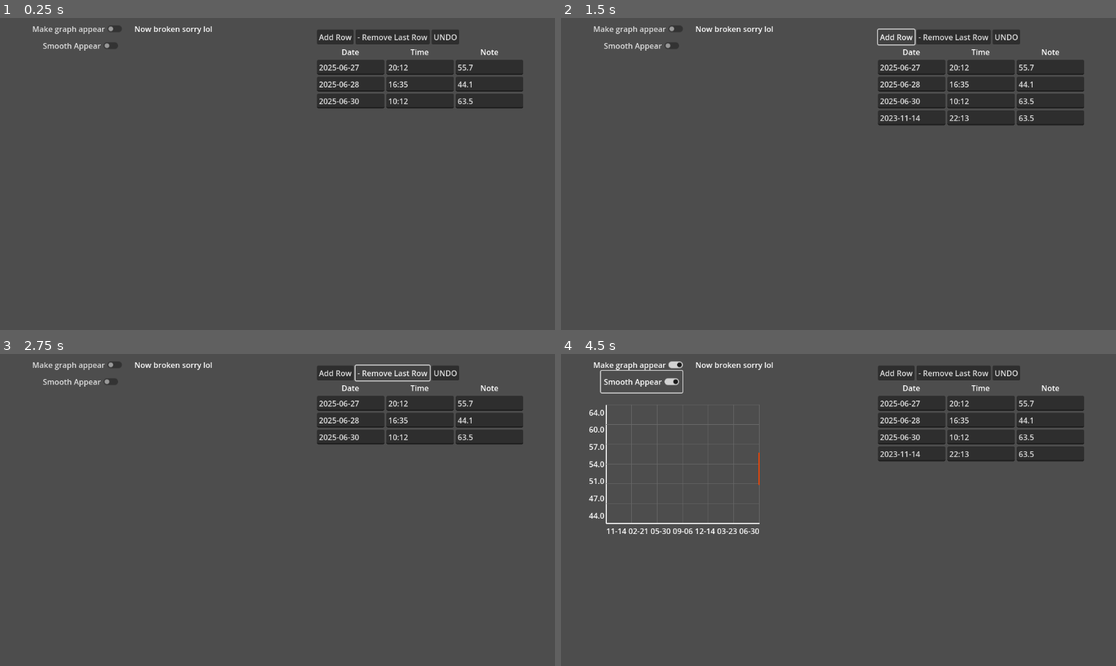
Above: before the commit, frames 1-4 (two rows, left to right).
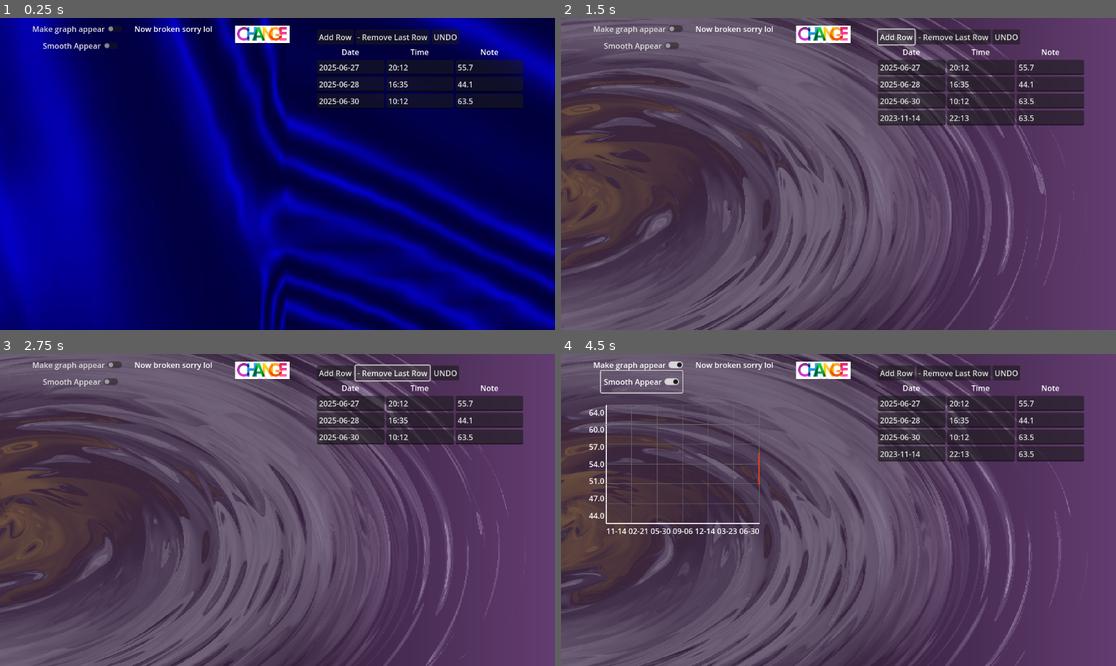
Above: after the commit, the same moments.

Repository: livshettles/habit-tracker
Game: Godot game, scene res://Tracker_App_Main.tscn
Two runs of this game, one before a commit and one after it. Both use one fixed random seed, a clock stepped at 60 frames per second and the inputs below.
Inputs (mouse positions are in pixels of both pictures, inside the frame that each line leads up to):
- Up to frame 1 (0.25 s): no input
- Up to frame 2 (1.5 s): click (821, 33) at 0.52 s; click "Add Row" at 1.25 s
- Up to frame 3 (2.75 s): click "- Remove Last Row" at 2 s
- Up to frame 4 (4.5 s): click "UNDO" at 2.75 s; click "Make graph appear" at 3.5 s; click "Smooth Appear" at 4.25 s

The runs differ from the first frame. In frame 1, 99% of the frame differs, in the area x 0-100%, y 0-100%; in frame 2, 64%; in frame 3, 66%; in frame 4, 64%.

Commit message:
I guess we have shaders now
Please make me RealLivShettles

Diff:
--- /dev/null
+++ b/ggweight_v0/Shaders/Balatro_shader.gdshader
@@ -0,0 +1,71 @@
+shader_type canvas_item;
+//I DONT OWN THIS i just took it directly from balatros source code teehee
+//and then converted it into godots shader language myself
+//shoutouts localthunk, buy balatro
+
+uniform bool polar_coordinates = false;  //cool polar coordinates effect
+uniform vec2 polar_center = vec2(0.5);
+uniform float polar_zoom = 1.;
+uniform float polar_repeat = 1.;
+
+uniform highp float spin_rotation;
+uniform highp float spin_speed = 1;
+uniform highp vec2 offset = vec2(0., 0.);
+uniform highp vec4 colour_1 : source_color;
+uniform highp vec4 colour_2 : source_color;
+uniform highp vec4 colour_3 : source_color;
+uniform highp float contrast = 2.;
+uniform highp float spin_amount = 0.36;
+uniform highp float pixel_filter = 700.;
+#define SPIN_EASE 1.0
+
+
+vec4 effect(vec2 screenSize, vec2 screen_coords){
+	//Convert to UV coords (0-1) and floor for pixel effect
+	highp float pixel_size = length(screenSize.xy) / pixel_filter;
+    highp vec2 uv = (floor(screen_coords.xy*(1./pixel_size))*pixel_size - 0.5*screenSize.xy)/length(screenSize.xy) - offset;
+    highp float uv_len = length(uv);
+
+	//Adding in a center swirl, changes with time. Only applies meaningfully if the 'spin amount' is a non-zero number
+    highp float speed = (spin_rotation*SPIN_EASE*0.2) + 302.2;
+    highp float new_pixel_angle = (atan(uv.y, uv.x)) + speed - SPIN_EASE*20.*(1.*spin_amount*uv_len + (1. - 1.*spin_amount));
+    highp vec2 mid = (screenSize.xy/length(screenSize.xy))/2.;
+    uv = (vec2((uv_len * cos(new_pixel_angle) + mid.x), (uv_len * sin(new_pixel_angle) + mid.y)) - mid);
+
+	//Now add the paint effect to the swirled UV
+    uv *= 30.;
+    speed = TIME*(spin_speed);
+	highp vec2 uv2 = vec2(uv.x+uv.y);
+
+	for(int i=0; i < 5; i++) {
+		uv2 += sin(max(uv.x, uv.y)) + uv;
+		uv  += 0.5*vec2(cos(5.1123314 + 0.353*uv2.y + speed*0.131121),sin(uv2.x - 0.113*speed));
+		uv  -= 1.0*cos(uv.x + uv.y) - 1.0*sin(uv.x*0.711 - uv.y);
+	}
+
+	//Make the paint amount range from 0 - 2
+    highp float contrast_mod = (0.25*contrast + 0.5*spin_amount + 1.2);
+	highp float paint_res = min(2., max(0.,length(uv)*(0.035)*contrast_mod));
+    highp float c1p = max(0.,1. - contrast_mod*abs(1.-paint_res));
+    highp float c2p = max(0.,1. - contrast_mod*abs(paint_res));
+    highp float c3p = 1. - min(1., c1p + c2p);
+
+
+	highp vec4 ret_col = (0.3/contrast)*colour_1 + (1. - 0.3/contrast)*(colour_1*c1p + colour_2*c2p + vec4(c3p*colour_3.rgb, c3p*colour_1.a));
+	return ret_col;
+}
+
+vec2 polar_coords(vec2 uv, vec2 center, float zoom, float repeat){
+	vec2 dir = uv - center;
+	float radius = length(dir) * 2.0;
+	float angle = atan(dir.y , dir.x) * 1.0 / (PI * 2.0);
+	return mod(vec2(radius * zoom, angle * repeat), 1.0);
+}
+
+void fragment() {
+	vec2 polarCoords = UV;
+	if (polar_coordinates){
+		polarCoords = polar_coords(UV.xy, polar_center, polar_zoom, polar_repeat);
+	}
+	COLOR *= effect(TEXTURE_PIXEL_SIZE, polarCoords);
+}
--- /dev/null
+++ b/ggweight_v0/Shaders/My_first_shader.gdshader
@@ -0,0 +1,51 @@
+shader_type canvas_item;
+
+uniform vec4 bottom_color: source_color;
+uniform vec4 top_color: source_color;
+
+uniform float beam_distance: hint_range(0.0, 0.3);
+uniform float beam_height: hint_range(0.0, 0.1);
+uniform float beam_width: hint_range(0.0, 0.5);
+uniform int total_phases: hint_range(2, 20, 1);
+
+
+float rand(float n){return fract(sin(n) * 43758.5453123);}
+
+
+float noise(float p){
+	float fl = floor(p);
+  float fc = fract(p);
+	return mix(rand(fl), rand(fl + 1.0), fc);
+}
+
+
+float fmod(float x, float y) {
+	return x - floor(x / y) * y;
+}
+
+
+vec4 lerp(vec4 a, vec4 b, float w) {
+	return a + w * (b - a);
+}
+
+
+void fragment() {
+	float t = float(total_phases);
+	float s = 1.0 / t;
+	float d = fmod(UV.y, s);
+	float i = floor(UV.y * t);
+	float ci = i + 1.0;
+	float cit = ci / t;
+	float beam_pos = s - d - beam_distance;
+	float effective_beam_width = beam_width * cit + sqrt(pow(beam_height / 2.0, 2.0) - pow(beam_pos - beam_height / 2.0, 2.0));
+	float beam_x = fmod(TIME * noise(ci) * cit, 1.0);
+	float best_distance = min(abs(beam_x - UV.x), 1.0 - abs(beam_x - UV.x));
+
+	if (beam_pos >= 0.0 && beam_pos <= beam_height &&
+		best_distance <= effective_beam_width) i++;
+
+
+	i = clamp(i, 0.0, t - 1.0);
+
+	COLOR = lerp(top_color, bottom_color, i / (t - 1.0));
+}
--- /dev/null
+++ b/ggweight_v0/Shaders/Nebula.gdshader
@@ -0,0 +1,122 @@
+shader_type canvas_item;
+
+uniform bool stars_on = true;
+
+uniform float timeScaleFactor = .04;
+
+// Make sure to use a seamless noise texture
+uniform sampler2D noise_texture: repeat_enable, filter_linear;
+
+uniform vec4 colour_muiltiplier: source_color = vec4(1.0,1.0,1.0,1.0);
+uniform vec4 colour_muiltiplier2: source_color = vec4(1.0,1.0,1.0,1.0);
+
+uniform float brightness: hint_range(0.0, 3.0, 0.01) = 1.0;
+uniform float clouds_resolution: hint_range(0.0, 10.0, 0.01) = 3.0;
+uniform float clouds_intesity: hint_range(-0.06, 0.0, 0.001) = 0.0;
+uniform float waveyness: hint_range(0.0, 10.0, 0.01) = 0.5;
+uniform float fragmentation: hint_range(0.0, 100.0, 0.01) = 7.0;
+uniform float distortion: hint_range(0.0, 10.0, 0.01) = 0.5;
+uniform float clouds_alpha: hint_range(0.4, 0.6, 0.01) = 0.5;
+uniform float movement: hint_range(0.7, 1.3, 0.01) = 1.0;
+uniform float blur: hint_range(0.0, 10.0, 0.01) = 1.4;
+uniform float blur2: hint_range(0.0, 0.01, 0.00001) = 0.01;
+
+//uniform vec2 direction = vec2(1.0);
+
+//uniform float red =  0.001;
+//uniform float blue = 0.001;
+//uniform float green = 0.001;
+
+float localTime() {
+	return TIME * timeScaleFactor;
+}
+
+mat2 makem2(float theta) {
+	float c = cos(theta);
+	float s = sin(theta);
+	return mat2(vec2(c, -s), vec2(s, c));
+}
+
+float noise(vec2 x) {
+	return texture(noise_texture, x * blur2).x;
+}
+float noisey(vec2 y) {
+	return texture(noise_texture, y * blur2).y;
+}
+
+vec2 gradn(vec2 p) {
+	float ep = .09;
+	float gradx = noise(vec2(p.x + ep, p.y)) - noise(vec2(p.x - ep, p.y));
+	float grady = noisey(vec2(p.x, p.y + ep)) - noisey(vec2(p.x, p.y - ep));
+	return vec2(gradx, grady);
+}
+
+float flow(vec2 p) {
+	float z = 2.;
+	float rz = clouds_intesity;
+	vec2 bp = p;
+
+	for(float i = 1.; i < 7.; ++i) {
+		p += localTime() * .6;
+		bp += localTime() * 5.9;
+		vec2 gr = gradn(i * p * .34 + localTime() * 1.);
+		gr *= makem2(localTime() * 6. - (.05 * p.x + .03 * p.y) * 90.);
+		p += gr * waveyness;
+		rz += (sin(noise(p) * fragmentation) * distortion + clouds_alpha) / z;
+		p = mix(bp, p, movement);
+		z *= blur;
+		p *= 2.;
+		bp *= 1.9;
+	}
+	return rz;
+}
+
+float rand(vec2 st) {
+
+    return fract(sin(dot(st.xy, vec2(12.9898,72.233))) * 53758.5453123);
+}
+
+
+
+void fragment() {
+	vec2 resolution = 1.0 / SCREEN_PIXEL_SIZE;
+	vec2 fragCoord = FRAGCOORD.xy;
+	fragCoord = vec2(fragCoord.x, fragCoord.y - resolution.y );//resolution.y
+
+	vec2 p = fragCoord / resolution - 0.5;
+
+	p.x *= resolution.x / resolution.y;
+
+	p *= clouds_resolution;
+
+	//float red = flow(p * (0.1 / sin(TIME * timeScaleFactor)));
+	//float blue = flow(p * (0.1 / cos(TIME * timeScaleFactor)));
+	//float green = flow(p * (0.1 / sin(TIME * timeScaleFactor)));
+	//float new_red = (red * sin(TIME));
+	//float new_blue = (blue * cos(TIME));
+	//float new_green = (green * sin(TIME));
+	float red = 0.2 * (sin(TIME * 0.1));
+	float blue = 0.1 ;
+	float green = 0.1 ;
+
+
+	float rz = flow(p);
+	vec3 col = vec3(red, blue, green) / rz;
+	col = pow(col, vec3(brightness));
+
+	float stars = 0.0;
+
+	if (rand(SCREEN_UV.xy / 20.0) > 0.995) //0.996
+	{
+		float r = rand(SCREEN_UV.xy);
+		stars = r * (0.5 * sin(TIME * (r * 2.0) + 1000.0 * r) + 0.5);
+	}
+
+	if (stars_on) {
+		COLOR = vec4((col + stars) * colour_muiltiplier.rgb, 1.0) * colour_muiltiplier2;
+	}
+	else {
+		COLOR = vec4((col) * colour_muiltiplier.rgb, 1.0) * colour_muiltiplier2;
+	}
+
+}
--- a/ggweight_v0/Tracker_App_Main.tscn
+++ b/ggweight_v0/Tracker_App_Main.tscn
@@ -1,10 +1,46 @@
-[gd_scene load_steps=4 format=3 uid="uid://cjxlxax5ye41k"]
+[gd_scene load_steps=11 format=3 uid="uid://cjxlxax5ye41k"]
 
+[ext_resource type="Script" uid="uid://bufmtxorpe8c5" path="res://tracker_app_main.gd" id="1_g3yff"]
 [ext_resource type="PackedScene" uid="uid://c0pqk6800iima" path="res://editable_table.tscn" id="1_w55hq"]
 [ext_resource type="PackedScene" uid="uid://dkoxcccrmiil5" path="res://Graph_Main.tscn" id="2_kd57b"]
+[ext_resource type="Shader" uid="uid://drpncjuwjlsk0" path="res://Shaders/Nebula.gdshader" id="2_yft5x"]
 [ext_resource type="Script" uid="uid://bhqnpgmftucfb" path="res://table_data.gd" id="3_mfg28"]
+[ext_resource type="Texture2D" uid="uid://ccdkg8a1nf127" path="res://textures/NoisePattern-220722-1826-55cm-detail.jpg" id="3_mfium"]
+[ext_resource type="Texture2D" uid="uid://cuieap5g6wssh" path="res://textures/change-colorful-vector-typography-banner-260nw-1929214505.webp" id="6_yft5x"]
+
+[sub_resource type="ShaderMaterial" id="ShaderMaterial_64dcf"]
+shader = ExtResource("2_yft5x")
+shader_parameter/stars_on = true
+shader_parameter/timeScaleFactor = 1.0
+shader_parameter/noise_texture = ExtResource("3_mfium")
+shader_parameter/colour_muiltiplier = Color(0.180392, 1, 0.698039, 1)
+shader_parameter/colour_muiltiplier2 = Color(1, 0, 0.964706, 1)
+shader_parameter/brightness = 0.85
+shader_parameter/clouds_resolution = 10.0
+shader_parameter/clouds_intesity = 0.0
+shader_parameter/waveyness = 0.25
+shader_parameter/fragmentation = 20.0
+shader_parameter/distortion = 0.25
+shader_parameter/clouds_alpha = 0.4
+shader_parameter/movement = 1.3
+shader_parameter/blur = 10.0
+shader_parameter/blur2 = 0.0026
+
+[sub_resource type="Gradient" id="Gradient_g3yff"]
+offsets = PackedFloat32Array(0.519481, 0.688312, 1)
+colors = PackedColorArray(0.519481, 0.519481, 0.519481, 1, 0.688312, 0.688312, 0.688312, 1, 1, 1, 1, 1)
+
+[sub_resource type="GradientTexture1D" id="GradientTexture1D_yft5x"]
+gradient = SubResource("Gradient_g3yff")
 
 [node name="Tracker_App" type="Node2D"]
+script = ExtResource("1_g3yff")
+
+[node name="Background" type="TextureRect" parent="."]
+material = SubResource("ShaderMaterial_64dcf")
+offset_right = 1152.0
+offset_bottom = 648.0
+texture = SubResource("GradientTexture1D_yft5x")
 
 [node name="DataStore" type="Node" parent="."]
 script = ExtResource("3_mfg28")
@@ -16,3 +52,13 @@
 offset_bottom = 63.0
 
 [node name="Graph" parent="." instance=ExtResource("2_kd57b")]
+
+[node name="TextureButton" type="TextureButton" parent="."]
+offset_left = 488.0
+offset_top = 16.0
+offset_right = 1355.0
+offset_bottom = 296.0
+scale = Vector2(0.13, 0.13)
+texture_normal = ExtResource("6_yft5x")
+
+[connection signal="pressed" from="TextureButton" to="." method="_on_texture_button_pressed"]
--- /dev/null
+++ b/ggweight_v0/tracker_app_main.gd
@@ -0,0 +1,233 @@
+extends Node2D
+
+var Shader_Array = []
+var rand_int = []
+var Shader_index = 0
+var shader_path :String
+
+func _ready():
+	Shader_Array = get_shader_list_from_folder("res://Shaders")
+
+	Shader_index = randi() % Shader_Array.size() # pick a random shader to start with :)
+	shader_path = Shader_Array[Shader_index]
+
+	var shader := load(Shader_Array[Shader_index])
+	var shader_material := ShaderMaterial.new()
+	shader_material.shader = shader
+	shader_material = Set_shader_parameters_correctly(Shader_Array[Shader_index], shader_material)
+	$Background.material = shader_material
+
+	pass
+
+	#var Shader_file = "res://Shaders/My_first_shader.gdshader"
+	#var shader_param_names = ["bottom_color",
+		#"top_color",
+		#"beam_distance",
+		#"beam_height",
+		#"beam_width",
+		#"total_phases",
+		#]
+	#var shader_param_setpoints = [Color8(214, 135, 168, 255),
+		#Color8(25, 189, 189, 255),
+		#0.05,
+		#0.035,
+		#0.128,
+		#10,
+		#]
+		#
+	#var Shader_file = "res://Shaders/Balatro_shader.gdshader"
+	#var shader_param_names = [#"polar_coordinates",
+			#"polar_center",
+			##"polar_zoom",
+			#"polar_repeat",
+			#"spin_rotation",
+			#"spin_speed",
+			##"offset",
+			#"colour_1",
+			#"colour_2",
+			#"colour_3",
+			##"contrast",
+			##"spin_amount",
+			##"pixel_filter",
+		#]
+	#var shader_param_setpoints = [
+			#Vector2(500, 0),
+			#2,
+			#1,
+			#3,
+			#Color8(217, 191, 235, 255),
+			#Color8(212, 151, 100, 255),
+			#Color8(78, 37, 91, 255),
+			#]
+
+	#var Shader_file = "res://Shaders/Nebula.gdshader"
+	#var shader_param_names = ["stars_on",
+		#"timeScaleFactor",
+		#"noise_texture",
+		#"colour_muiltiplier",
+		#"colour_muiltiplier2",
+		#"brightness",
+		#"clouds_resolution",
+		#"clouds_intesity",
+		#"waveyness",
+		#"fragmentation",
+		#"distortion",
+		#"clouds_alpha",
+		#"movement",
+		#"blur",
+		#"blur2",
+		#]
+	#var shader_param_setpoints = [true,
+		#1.0,
+		#"res://textures/NoisePattern-220722-1826-55cm-detail.jpg",
+		#Color(0.18, 1.0, 0.698),
+		#Color(1.0, 0.0, 0.965),
+		#0.85,
+		#10,
+		#0.0,
+		#0.25,
+		#20.0,
+		#0.25,
+		#0.4,
+		#1.3,
+		#10.0,
+		#0.0025,
+		#]
+	#
+	#var local_shader:= load(Shader_file)
+	#var local_shader_mat := ShaderMaterial.new()
+	#local_shader_mat.shader = local_shader
+	##
+#
+	#var params := local_shader_mat.shader.get_shader_uniform_list()
+	#for p in params:
+		#print("\"", p.name, "\",")
+		#
+	#for i in shader_param_names.size():
+		#local_shader_mat.set_shader_parameter(shader_param_names[i], shader_param_setpoints[i])
+	#
+	#$Background.material = local_shader_mat
+	#
+	#pass
+
+func get_shader_list_from_folder(folder_path: String) -> Array:
+	var shader_files := []
+	var dir := DirAccess.open(folder_path)
+	if dir == null:
+		push_error("Failed to open folder: %s" % folder_path)
+		return shader_files
+
+	dir.list_dir_begin()
+
+	while true:
+		var file_name = dir.get_next()
+		if file_name == "":
+			break
+
+		if dir.current_is_dir():
+			continue
+
+		if file_name.ends_with(".gdshader"):
+			var full_path = folder_path + "/" + file_name
+			shader_files.append(full_path)
+
+	dir.list_dir_end()
+	return shader_files
+
+func _on_texture_button_pressed() -> void:
+
+	Shader_index += 1
+	Shader_index = Shader_index % Shader_Array.size()
+
+	var shader := load(Shader_Array[Shader_index])
+	var shader_material := ShaderMaterial.new()
+	shader_material.shader = shader
+	shader_material = Set_shader_parameters_correctly(Shader_Array[Shader_index], shader_material)
+	$Background.material = shader_material
+
+	pass # Replace with function body.
+
+func Set_shader_parameters_correctly(Shader_file, Shader_material):
+	var local_shader_mat = Shader_material
+	var local_shader_param_names
+	var local_shader_param_setpoints
+	if(Shader_file == "res://Shaders/Balatro_shader.gdshader"):
+		local_shader_param_names = [#"polar_coordinates",
+			"polar_center",
+			#"polar_zoom",
+			"polar_repeat",
+			"spin_rotation",
+			"spin_speed",
+			#"offset",
+			"colour_1",
+			"colour_2",
+			"colour_3",
+			#"contrast",
+			#"spin_amount",
+			#"pixel_filter",
+		]
+		local_shader_param_setpoints = [
+			Vector2(500, 0),
+			2,
+			1,
+			3,
+			Color8(217, 191, 235, 255),
+			Color8(212, 151, 100, 255),
+			Color8(78, 37, 91, 255),
+			]
+	elif (Shader_file == "res://Shaders/My_first_shader.gdshader"):
+		local_shader_param_names = ["bottom_color",
+		"top_color",
+		"beam_distance",
+		"beam_height",
+		"beam_width",
+		"total_phases",
+		]
+		local_shader_param_setpoints = [Color8(214, 135, 168, 255),
+			Color8(25, 189, 189, 255),
+			0.05,
+			0.035,
+			0.128,
+			10,
+			]
+	elif (Shader_file == "res://Shaders/Nebula.gdshader"):
+		local_shader_param_names = ["stars_on",
+		"timeScaleFactor",
+		"noise_texture",
+		"colour_muiltiplier",
+		"colour_muiltiplier2",
+		"brightness",
+		"clouds_resolution",
+		"clouds_intesity",
+		"waveyness",
+		"fragmentation",
+		"distortion",
+		"clouds_alpha",
+		"movement",
+		"blur",
+		"blur2",
+		]
+		var my_noise_texture = load("res://textures/NoisePattern-220722-1826-55cm-detail.jpg")
+		local_shader_param_setpoints = [true,
+		1.0,
+		my_noise_texture,
+		Color(0.18, 1.0, 0.698),
+		Color(1.0, 0.0, 0.965),
+		0.85,
+		10,
+		0.0,
+		0.25,
+		20.0,
+		0.25,
+		0.4,
+		1.3,
+		10.0,
+		0.0025,
+		]
+
+	for i in local_shader_param_names.size():
+		local_shader_mat.set_shader_parameter(local_shader_param_names[i], local_shader_param_setpoints[i])
+
+	return local_shader_mat
+
+#TODO: could also write a "get" shader properties function, so I don't have to type them all out like a pleb
Not shown, added: ggweight_v0/Shaders/Balatro_shader.gdshader.uid
Not shown, added: ggweight_v0/Shaders/My_first_shader.gdshader.uid
Not shown, added: ggweight_v0/Shaders/Nebula.gdshader.uid
Binary file added: ggweight_v0/textures/NoisePattern-220722-1826-55cm-detail.jpg
Not shown, added: ggweight_v0/textures/NoisePattern-220722-1826-55cm-detail.jpg.import
Binary file added: ggweight_v0/textures/change-colorful-vector-typography-banner-260nw-1929214505.webp
Not shown, added: ggweight_v0/textures/change-colorful-vector-typography-banner-260nw-1929214505.webp.import
Not shown, added: ggweight_v0/tracker_app_main.gd.uid
